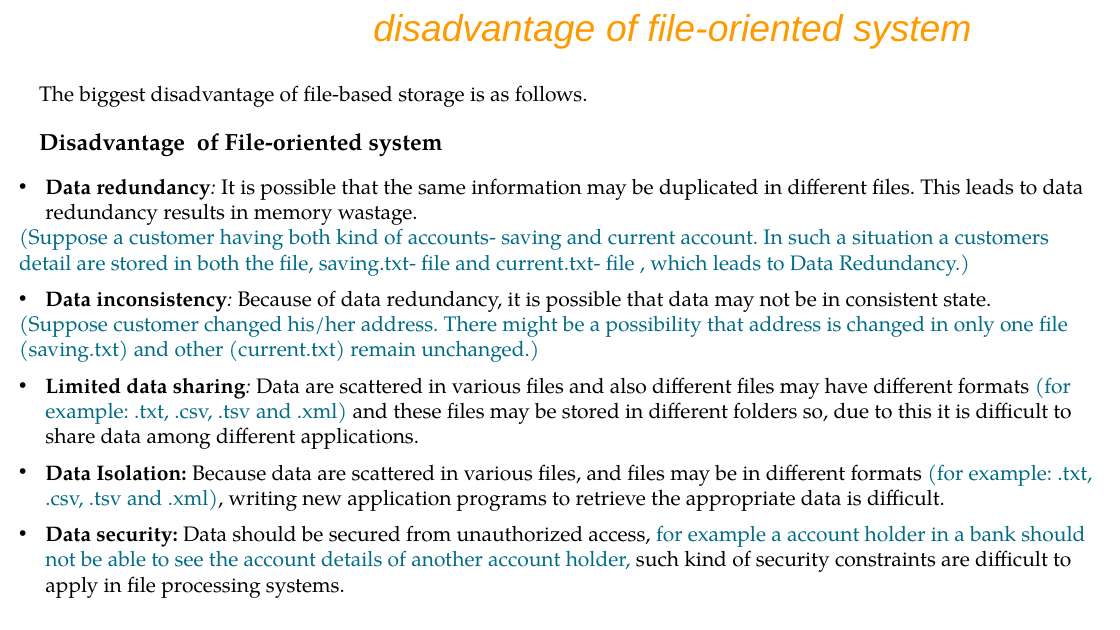
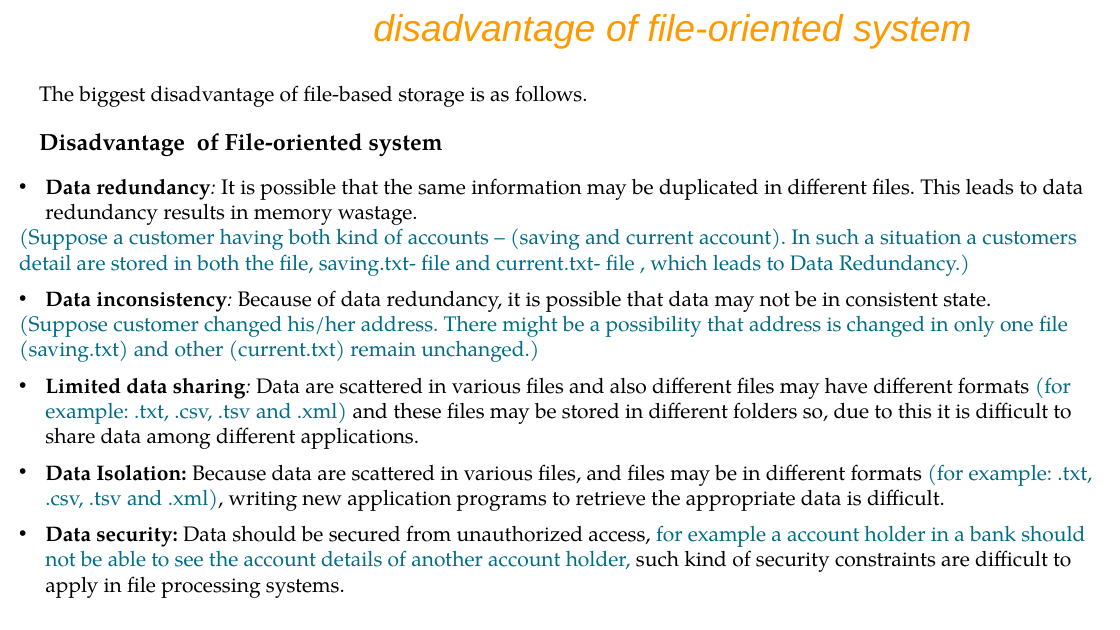
Before and after one commit to ShubhamPokale/DBMS_NOTES, a slide deck: slide 10 of IWAY MySQL PPT Ver9.pptx. Drawn at 1120x630 pixels with LibreOffice and Linux fonts; fonts in the diff are those of the drawing. Boxes give left, top, right and bottom in pixels: in the first picture for what was removed or moved away, otherwise in the second. Text is boxed around its words. In the diff, an @@ line names an element or a change of style, - is before the commit and + after.

```diff
--- a/IWAY MySQL PPT Ver9.pptx
+++ b/IWAY MySQL PPT Ver9.pptx
@@ text at (19,223,1076,276): text changed @@
-(Suppose a customer having both kind of accounts- saving and current account. In such a situation a customers detail are stored in both the file, saving.txt- file and current.txt- file , which leads to Data Redundancy.)
+(Suppose a customer having both kind of accounts – (saving and current account). In such a situation a customers detail are stored in both the file, saving.txt- file and current.txt- file , which leads to Data Redundancy.)
```
Also in this commit, not shown: 34 other slides changed, 39 slides added, 65 slides removed, 6 other files.
